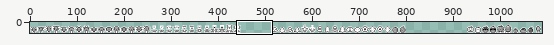
One commit to this sprite sheet: assets/towers.png. The picture above shows the old version from afar; the outline marks the close-up.
Close-up. Before:
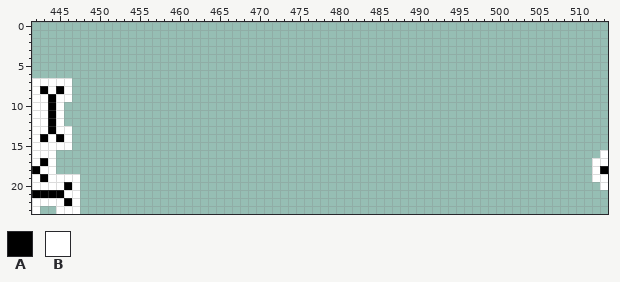
The file is 1088x24 pixels. Shown: x 442..513, y 0..23.
Palette (. is transparent): A #000000  B #ffffff
Pixels before, first column x 442:
 7 BBBBB...................................................................
 8 BABAB...................................................................
 9 BBABB...................................................................
10 BBAB....................................................................
11 BBAB....................................................................
12 BBAB....................................................................
13 BBABB...................................................................
14 BABAB...................................................................
15 BBBBB...................................................................
16 BBB....................................................................B
17 BAB...................................................................BB
18 ABB...................................................................BA
19 BABBBB................................................................BB
20 BBBBAB.................................................................B
21 AAAABB..................................................................
22 BBBBAB..................................................................
23 B..BBB..................................................................
New version:
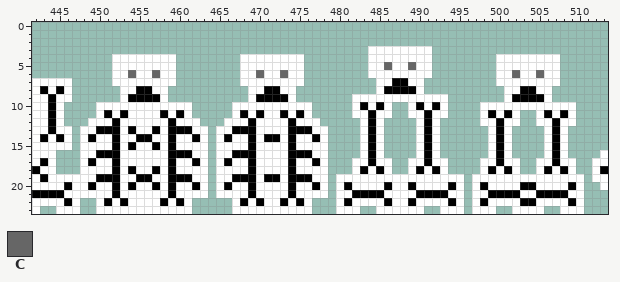
Colours new in this view: C #666666
From old to new:
y 3: x 484..491 ........ -> BBBBBBBB
y 4: x 452..459 ........ -> BBBBBBBB; x 468..475 ........ -> BBBBBBBB; x 484..491 ........ -> BBBBBBBB; x 500..507 ........ -> BBBBBBBB
y 5: x 452..459 ........ -> BBBBBBBB; x 468..475 ........ -> BBBBBBBB; x 484..491 ........ -> BBCBBCBB; x 500..507 ........ -> BBBBBBBB
y 6: x 452..459 ........ -> BBCBBCBB; x 468..475 ........ -> BBCBBCBB; x 484..491 ........ -> BBBBBBBB; x 500..507 ........ -> BBCBBCBB
y 7: x 452..459 ........ -> BBBBBBBB; x 468..475 ........ -> BBBBBBBB; x 485..490 ...... -> BBAABB; x 500..507 ........ -> BBBBBBBB
y 8: x 453..458 ...... -> BBAABB; x 469..474 ...... -> BBAABB; x 485..490 ...... -> BAAAAB; x 501..506 ...... -> BBAABB
y 9: x 453..458 ...... -> BAAAAB; x 469..474 ...... -> BAAAAB; x 482..493 ............ -> BBBBBBBBBBBB; x 501..506 ...... -> BAAAAB
y 10: x 450..461 ............ -> BBBBBBBBBBBB; x 467..476 .......... -> BBBBBBBBBB; x 482..486 ..... -> BABAB; x 489..493 ..... -> BABAB; x 498..509 ............ -> BBBBBBBBBBBB
y 11: x 450..461 ............ -> BABABBBBABAB; x 467..476 .......... -> BABABBABAB; x 482..486 ..... -> BBABB; x 489..493 ..... -> BBABB; x 498..502 ..... -> BABAB; x 505..509 ..... -> BABAB
y 12: x 449..462 .............. -> BBBABBBBBBABBB; x 466..477 ............ -> BBBABBBBABBB; x 483..485 ... -> BAB; x 490..492 ... -> BAB; x 498..502 ..... -> BBABB; x 505..509 ..... -> BBABB
y 13: x 448..463 ................ -> BBAAABABBABAAABB; x 465..478 .............. -> BBAAABBBBAAABB; x 483..485 ... -> BAB; x 490..492 ... -> BAB; x 499..501 ... -> BAB; x 506..508 ... -> BAB
y 14: x 448..463 ................ -> BABBABBAABBABBAB; x 465..478 .............. -> BABBABAABABBAB; x 483..485 ... -> BAB; x 490..492 ... -> BAB; x 499..501 ... -> BAB; x 506..508 ... -> BAB
y 15: x 448..463 ................ -> BBBBABABBABABBBB; x 465..478 .............. -> BBBBABBBBABBBB; x 483..485 ... -> BAB; x 490..492 ... -> BAB; x 499..501 ... -> BAB; x 506..508 ... -> BAB
y 16: x 448..463 ................ -> BBAAABBBBBBAAABB; x 465..478 .............. -> BBAAABBBBAAABB; x 483..485 ... -> BAB; x 490..492 ... -> BAB; x 499..501 ... -> BAB; x 506..508 ... -> BAB
y 17: x 448..463 ................ -> BABBABBBBBBABBAB; x 465..478 .............. -> BABBABBBBABBAB; x 482..486 ..... -> BBABB; x 489..493 ..... -> BBABB; x 498..502 ..... -> BBABB; x 505..509 ..... -> BBABB
y 18: x 448..463 ................ -> BBBBABABBABABBBB; x 465..478 .............. -> BBBBABBBBABBBB; x 482..486 ..... -> BABAB; x 489..493 ..... -> BABAB; x 498..502 ..... -> BABAB; x 505..509 ..... -> BABAB
y 19: x 448..463 ................ -> BBAAABBAABBAAABB; x 465..478 .............. -> BBAAABAABAAABB; x 480..495 ................ -> BBBBBBBBBBBBBBBB; x 497..510 .............. -> BBBBBBBBBBBBBB
y 20: x 448..463 ................ -> BABBABABBABABBAB; x 465..478 .............. -> BABBABBBBABBAB; x 480..495 ................ -> BABBBBABBABBBBAB; x 497..510 .............. -> BABBBBAABBBBAB
y 21: x 448..463 ................ -> BBBBABBBBBBABBBB; x 465..478 .............. -> BBBBABBBBABBBB; x 480..495 ................ -> BBAAAABBBBAAAABB; x 497..510 .............. -> BBAAAABBAAAABB
y 22: x 450..461 ............ -> BABABBBBABAB; x 467..476 .......... -> BABABBABAB; x 480..495 ................ -> BABBBBABBABBBBAB; x 497..510 .............. -> BABBBBAABBBBAB
y 23: x 450..461 ............ -> BBBBBBBBBBBB; x 467..476 .......... -> BBBBBBBBBB; x 480..482 ... -> BBB; x 485..490 ...... -> BBBBBB; x 493..495 ... -> BBB; x 497..499 ... -> BBB; x 502..505 .... -> BBBB; x 508..510 ... -> BBB
Changed places in both close-ups, as pixel boxes (x1, y1, x2, y2):
added: (80, 46, 584, 214)
